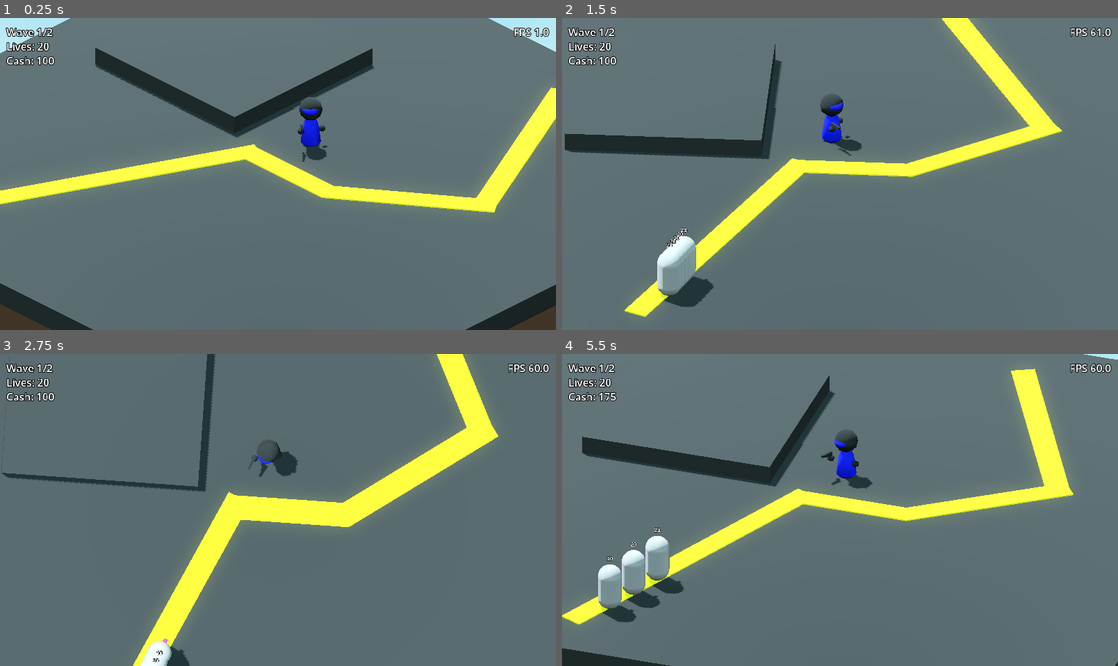
Above: before the commit, frames 1-4 (two rows, left to right).
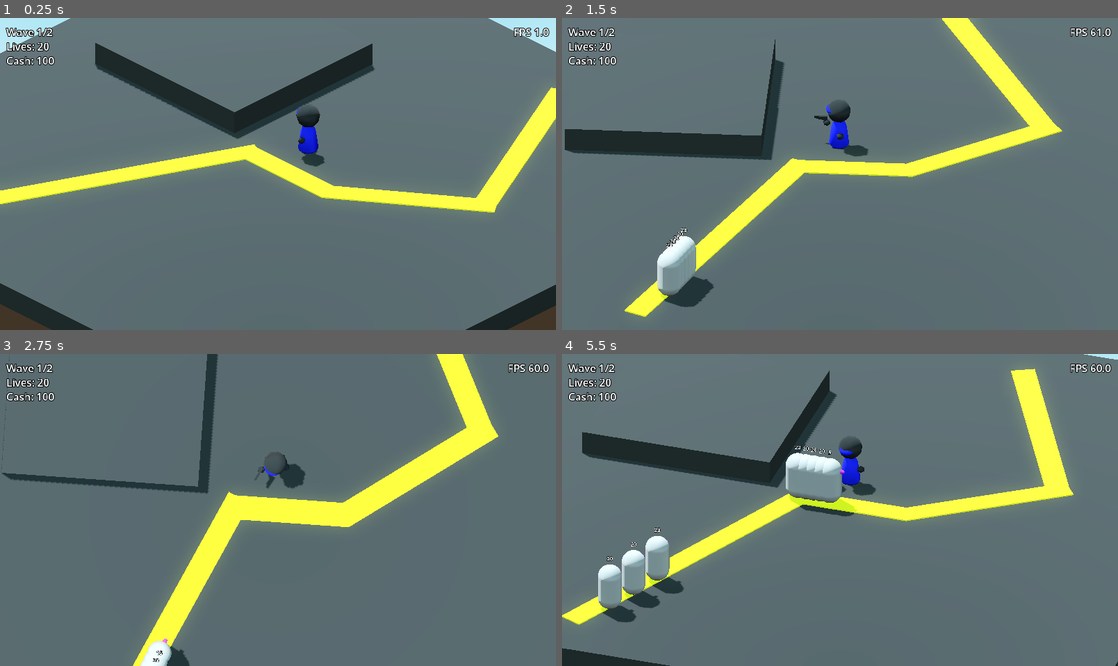
Above: after the commit, the same moments.

Repository: mathiasscherer2007/tower-defense
Game: Godot game, scene res://Scenes/main.tscn
Same seed, same stepped clock (60 frames per second), same inputs: the game is played once before the commit and once after it.
Inputs (mouse positions are in pixels of both pictures, inside the frame that each line leads up to):
- Up to frame 1 (0.25 s): no input
- Up to frame 2 (1.5 s): tap Enter at 0.5 s; move the mouse to (962, 158) at 0.52 s; hold A (MoveCameraLeft) 0.53-1.28 s; click (962, 158) at 0.67 s; move the mouse to (728, 189) at 1.27 s; tap D (MoveCameraRight) at 1.35 s; click (728, 189) at 1.42 s
- Up to frame 3 (2.75 s): move the mouse to (333, 441) at 2.02 s; hold W (MoveCameraUp) from 2.03 s (still down); click (333, 441) at 2.17 s
- Up to frame 4 (5.5 s): move the mouse to (812, 572) at 2.77 s; release W (MoveCameraUp) at 2.78 s; tap A (MoveCameraLeft) at 2.85 s; click (812, 572) at 2.92 s; move the mouse to (1006, 556) at 3.52 s; hold D (MoveCameraRight) 3.53-4.28 s; click (1006, 556) at 3.67 s; move the mouse to (673, 463) at 4.27 s; tap W (MoveCameraUp) at 4.35 s; click (673, 463) at 4.42 s; move the mouse to (867, 510) at 5.02 s; hold A (MoveCameraLeft) from 5.03 s (still down); click (867, 510) at 5.17 s

The runs differ from the first frame. In frame 1, 1.7% of the frame differs, in the area x 17-68%, y 8-48%; in frame 2, 1.7%; in frame 3, 1.0%; in frame 4, 3.4%, in the area x 3-57%, y 5-53%.

Commit message:
Refactor tower visible range, add tower selection that toggles visible range

Diff:
--- a/Scenes/Levels/test/test1.tscn
+++ b/Scenes/Levels/test/test1.tscn
@@ -90,9 +90,7 @@
 curve = SubResource("Curve3D_y5gs5")
 
 [node name="TestBasic" parent="Towers" parent_id_path=PackedInt32Array(1765927691) index="0" unique_id=1272181662 instance=ExtResource("2_y5gs5")]
-transform = Transform3D(-0.64278764, 0, 0.76604444, 0, 1, 0, -0.76604444, 0, -0.64278764, 2.4183726, 0, -0.5775492)
-damage = 10.0
-cooldown = 0.3
+transform = Transform3D(1, 0, 0, 0, 1, 0, 0, 0, 1, 1.9356995, 0, -0.24145031)
 
 [node name="WaveHandler" parent="." index="5" unique_id=932217088]
 waves = Array[ExtResource("4_4faxc")]([SubResource("Resource_4faxc"), SubResource("Resource_avmbn")])
@@ -106,7 +104,7 @@
 material = SubResource("StandardMaterial3D_x2qse")
 
 [node name="CSGBox3D2" type="CSGBox3D" parent="Geometry" index="1" unique_id=925491025]
-transform = Transform3D(0.27040052, 0, 0, 0, 1, 0, 0, 0, 0.27341396, 4.796589, 0.271008, -7.4946194)
+transform = Transform3D(0.27040052, 0, 0, 0, 1, 0, 0, 0, 0.27341396, 4.797, 0.5, -7.495)
 layers = 8
 size = Vector3(30, 1, 30)
 material = SubResource("StandardMaterial3D_x2qse")
--- a/Scenes/Towers/test/testbasic.tscn
+++ b/Scenes/Towers/test/testbasic.tscn
@@ -159,6 +159,8 @@
 blend_shape_mode = 0
 shadow_mesh = SubResource("ArrayMesh_m8cnj")
 
+[sub_resource type="CylinderShape3D" id="CylinderShape3D_5r4yd"]
+
 [node name="TestBasic" unique_id=1272181662 node_paths=PackedStringArray("look_meshes", "rotate_meshes") instance=ExtResource("1_lcgip")]
 max_range = 10.0
 projectile = ExtResource("2_hoax2")
@@ -206,8 +208,15 @@
 [node name="Projectiles" parent="." index="1" unique_id=27528614]
 transform = Transform3D(1, 0, 0, 0, 1, 0, 0, 0, 1, 0, 1.544, 0)
 
-[node name="Range" parent="." index="2" unique_id=712720790]
+[node name="CollisionShape3D" parent="Hitbox" parent_id_path=PackedInt32Array(453137681) index="0" unique_id=1463654904]
 transform = Transform3D(1, 0, 0, 0, 1, 0, 0, 0, 1, 0, 1, 0)
-
-[node name="Cooldown" parent="." index="3" unique_id=2144439341]
+shape = SubResource("CylinderShape3D_5r4yd")
+
+[node name="Range" parent="." index="3" unique_id=712720790]
+transform = Transform3D(1, 0, 0, 0, 1, 0, 0, 0, 1, 0, 1, 0)
+
+[node name="MeshInstance3D" parent="Range" index="1" unique_id=1526959967]
+transform = Transform3D(1, 0, 0, 0, 1, 0, 0, 0, 1, 0, -1, 0)
+
+[node name="Cooldown" parent="." index="4" unique_id=2144439341]
 wait_time = 0.5
--- a/Scenes/Towers/tower.tscn
+++ b/Scenes/Towers/tower.tscn
@@ -1,9 +1,23 @@
 [gd_scene format=3 uid="uid://c1ljijd1c6d02"]
 
 [ext_resource type="Script" uid="uid://c4xuuemxhwveb" path="res://Scripts/Towers/tower.gd" id="1_nh6md"]
-[ext_resource type="Texture2D" uid="uid://dlbnk4uxbvb2u" path="res://Assets/Images/area_circle.png" id="2_d6h38"]
 
 [sub_resource type="SphereShape3D" id="SphereShape3D_avmbn"]
+
+[sub_resource type="StandardMaterial3D" id="StandardMaterial3D_sd1cf"]
+transparency = 1
+shading_mode = 0
+disable_ambient_light = true
+disable_fog = true
+vertex_color_use_as_albedo = true
+albedo_color = Color(1, 1, 1, 0.05882353)
+disable_receive_shadows = true
+
+[sub_resource type="CylinderMesh" id="CylinderMesh_x2qse"]
+material = SubResource("StandardMaterial3D_sd1cf")
+height = 0.01
+radial_segments = 32
+rings = 0
 
 [node name="Tower" type="Node3D" unique_id=1272181662]
 script = ExtResource("1_nh6md")
@@ -12,22 +26,23 @@
 
 [node name="Projectiles" type="Node3D" parent="." unique_id=27528614]
 
+[node name="Hitbox" type="Area3D" parent="." unique_id=453137681]
+collision_layer = 4
+collision_mask = 8
+
+[node name="CollisionShape3D" type="CollisionShape3D" parent="Hitbox" unique_id=1463654904]
+
 [node name="Range" type="Area3D" parent="." unique_id=712720790]
-collision_layer = 4
+collision_layer = 32
 
 [node name="CollisionShape3D" type="CollisionShape3D" parent="Range" unique_id=1003464765]
 shape = SubResource("SphereShape3D_avmbn")
 
+[node name="MeshInstance3D" type="MeshInstance3D" parent="Range" unique_id=1526959967]
+mesh = SubResource("CylinderMesh_x2qse")
+
 [node name="Cooldown" type="Timer" parent="." unique_id=2144439341]
 one_shot = true
 
-[node name="RangeDecal" type="Decal" parent="." unique_id=1968474222]
-layers = 16
-texture_albedo = ExtResource("2_d6h38")
-texture_emission = ExtResource("2_d6h38")
-emission_energy = 0.05
-modulate = Color(1, 1, 1, 0.039215688)
-cull_mask = 8
-
 [connection signal="area_entered" from="Range" to="." method="_on_range_area_entered"]
 [connection signal="area_exited" from="Range" to="." method="_on_range_area_exited"]
--- a/Scripts/Shootables/Hitscans/hitscan.gd
+++ b/Scripts/Shootables/Hitscans/hitscan.gd
@@ -44,6 +44,7 @@
 			current_end
 		)
 		query.set_collide_with_areas(true)
+		query.set_collide_with_bodies(false)
 		query.set_collision_mask(0b00000000_00000000_00000000_00001001)
 		query.set_exclude(exclusion_list)
 		query.set_hit_back_faces(false)
--- a/Scripts/Towers/tower.gd
+++ b/Scripts/Towers/tower.gd
@@ -23,16 +23,21 @@
 var projectile_args: Dictionary
 var can_shoot: bool = true
 var enemies_in_range: Array = []
+var selected = false
 
 @onready var range_area = $Range/CollisionShape3D
+@onready var range_mesh = $Range/MeshInstance3D
 @onready var projectile_container = $Projectiles
 @onready var projectile_spawn_point = find_child('ProjectileSpawnPoint')
-@onready var range_decal = $RangeDecal
 
 
 func _ready() -> void:
 	if range_area.shape is SphereShape3D:
 		range_area.shape.radius = max_range
+
+	range_mesh.scale.x = max_range * 2
+	range_mesh.scale.z = max_range * 2
+	range_mesh.visible = selected
 
 	projectile_args = {
 		"target": null,
@@ -42,8 +47,6 @@
 		"speed": self.projectile_speed,
 		"lifetime": self.projectile_lifetime
 	}
-
-	range_decal.size = Vector3(max_range * 2, max_range * 2, max_range * 2)
 
 
 func _process(_delta: float) -> void:
@@ -125,3 +128,8 @@
 func _on_range_area_exited(area: Area3D) -> void:
 	if area.get_parent() in enemies_in_range:
 		enemies_in_range.erase(area.get_parent())
+
+
+func toggle_select() -> void:
+	self.selected = !self.selected
+	range_mesh.visible = selected
--- a/Scripts/User Interface/camera_handler.gd
+++ b/Scripts/User Interface/camera_handler.gd
@@ -4,6 +4,7 @@
 var camera_shake_noise: FastNoiseLite = FastNoiseLite.new()
 var base_camera_data: Dictionary = {}
 var is_resetting_camera: bool = false
+var selected_tower: Tower = null
 
 @onready var camera = $Camera3D
 @onready var top_view = $TopView
@@ -22,6 +23,32 @@
 	if event.is_action_released("MoveCameraUp"):
 		camera.position = base_camera_data.get("camera_position")
 		camera.rotation.x = base_camera_data.get("camera_rotation").x
+
+	if event is InputEventMouseButton and event.pressed and event.button_index == MOUSE_BUTTON_LEFT:
+		var space_state = get_world_3d().direct_space_state
+		var mouse_pos = get_viewport().get_mouse_position()
+		var from = camera.project_ray_origin(mouse_pos)
+		var to = from + camera.project_ray_normal(mouse_pos) * 1000
+
+		var query = PhysicsRayQueryParameters3D.create(from, to)
+		query.set_collide_with_areas(true)
+		query.set_collide_with_bodies(false)
+		query.set_collision_mask(0b00000000_00000000_00000000_00000100)
+		var result = space_state.intersect_ray(query)
+
+		var clicked_tower = null
+		if result and result.get("collider"):
+			clicked_tower = result.get("collider").get_parent()
+		if selected_tower:
+			selected_tower.toggle_select()
+		if clicked_tower != selected_tower:
+			selected_tower = clicked_tower
+			if selected_tower:
+				selected_tower.toggle_select()
+		else:
+			selected_tower = null
+		## TODO: make a signal that is fired when a tower is selected to display
+		##       it's stats on the UI
 
 
 func _physics_process(delta: float) -> void:
@@ -43,6 +70,21 @@
 			self.rotation.y = 0.0
 			is_resetting_camera = false
 
+	var space_state = get_world_3d().direct_space_state
+	var mouse_pos = get_viewport().get_mouse_position()
+	var from = camera.project_ray_origin(mouse_pos)
+	var to = from + camera.project_ray_normal(mouse_pos) * 1000
+
+	var query = PhysicsRayQueryParameters3D.create(from, to)
+	query.set_collide_with_areas(true)
+	query.set_collide_with_bodies(false)
+	query.set_collision_mask(0b00000000_00000000_00000000_00000100)
+	var result = space_state.intersect_ray(query)
+	if result:
+		pass
+	# TODO: Make a pointer that appears below a hovered tower, and stays
+	#       there when the tower is selected
+
 
 func _on_enemy_exit(data) -> void:
 	var camera_tween = get_tree().create_tween()
--- a/Scripts/globals.gd
+++ b/Scripts/globals.gd
@@ -5,3 +5,6 @@
 
 var screen_shake_mult: float = 1.0
 var rng := RandomNumberGenerator.new()
+
+func _ready():
+	Input.mouse_mode = Input.MOUSE_MODE_VISIBLE
--- a/project.godot
+++ b/project.godot
@@ -34,7 +34,8 @@
 folder_colors={
 "res://Assets/": "yellow",
 "res://Scenes/": "blue",
-"res://Scripts/": "teal"
+"res://Scripts/": "teal",
+"res://Shaders/": "red"
 }
 
 [global_group]
@@ -105,4 +106,4 @@
 textures/canvas_textures/default_texture_filter=0
 rendering_device/driver.windows="d3d12"
 renderer/rendering_method.mobile="gl_compatibility"
-textures/decals/filter=0
+textures/decals/filter=1
